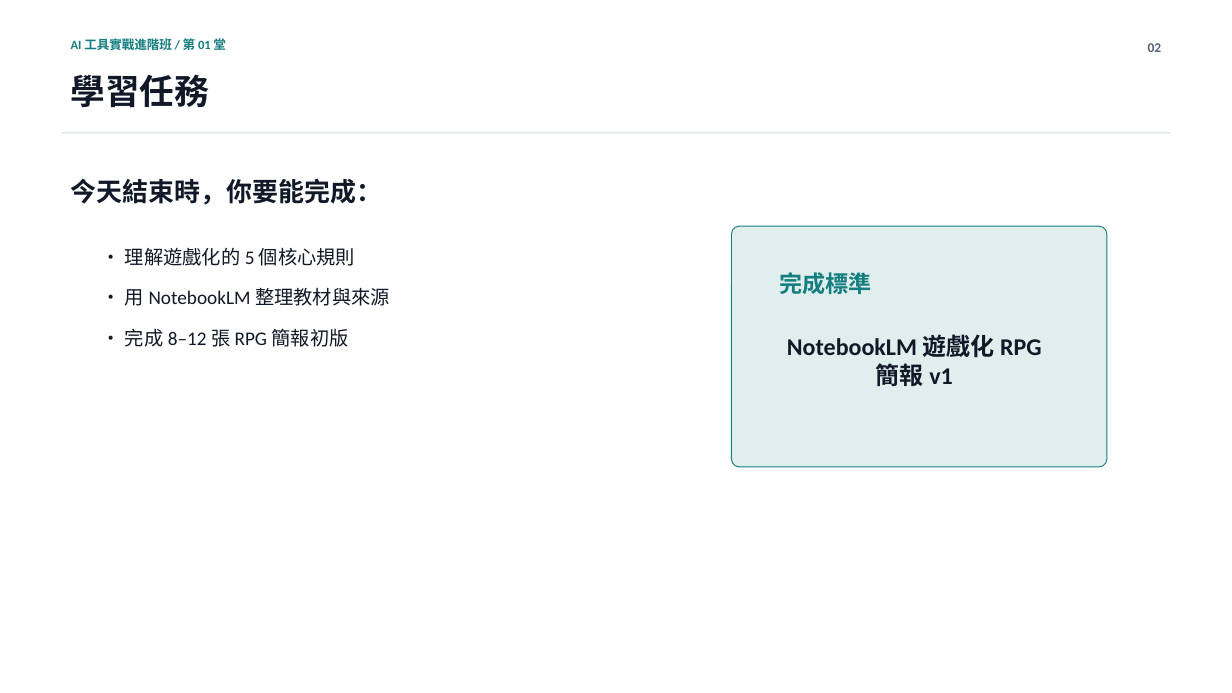
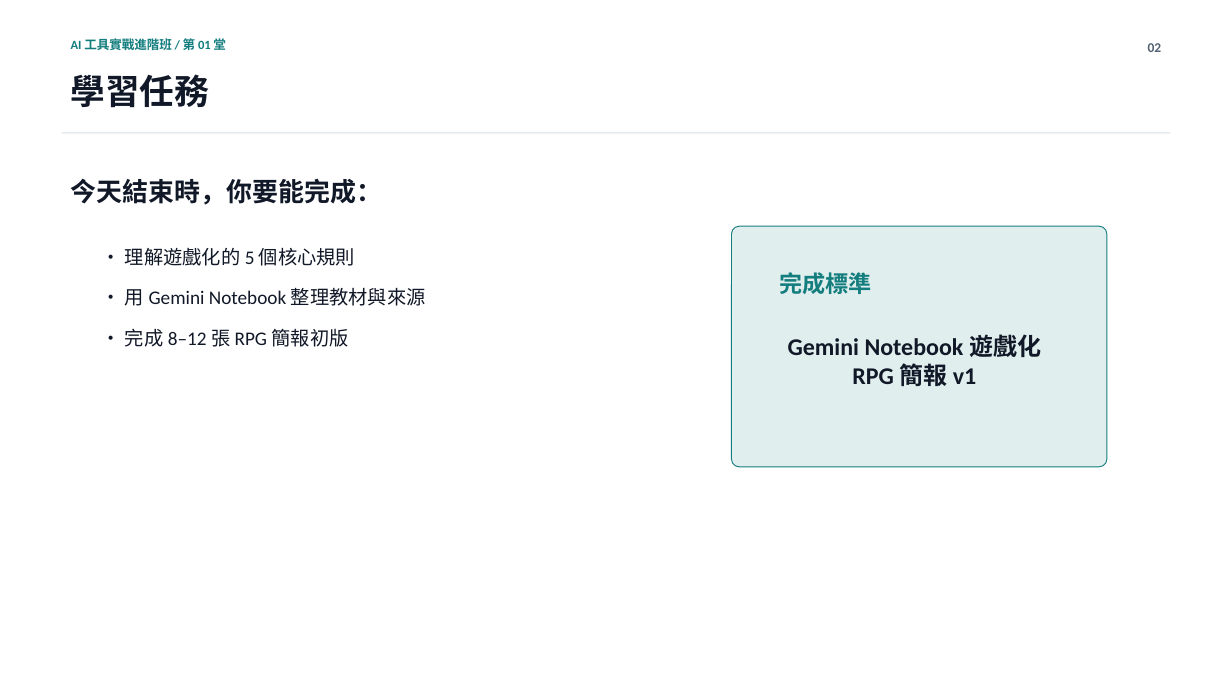
Before and after one commit to Calumai/calumai.com, a slide deck: slide 2 of class/ppt/lesson-01.pptx. Drawn at 1232x693 pixels with LibreOffice and Linux fonts; fonts in the diff are those of the drawing. Boxes give left, top, right and bottom in pixels: in the first picture for what was removed or moved away, otherwise in the second. Text is boxed around its words. In the diff, an @@ line names an element or a change of style, - is before the commit and + after.

Commit message:
Rename lesson one to Gemini Notebook

```diff
--- a/class/ppt/lesson-01.pptx
+++ b/class/ppt/lesson-01.pptx
@@ text at (125, 288, 426, 306): text changed @@
-• 用 NotebookLM 整理教材與來源
+• 用 Gemini Notebook 整理教材與來源
@@ text at (788, 334, 1041, 386): text changed @@
-NotebookLM 遊戲化 RPG 簡報 v1
+Gemini Notebook 遊戲化 RPG 簡報 v1
```
Also in this commit, not shown: 2 other slides changed, 5 other files.
